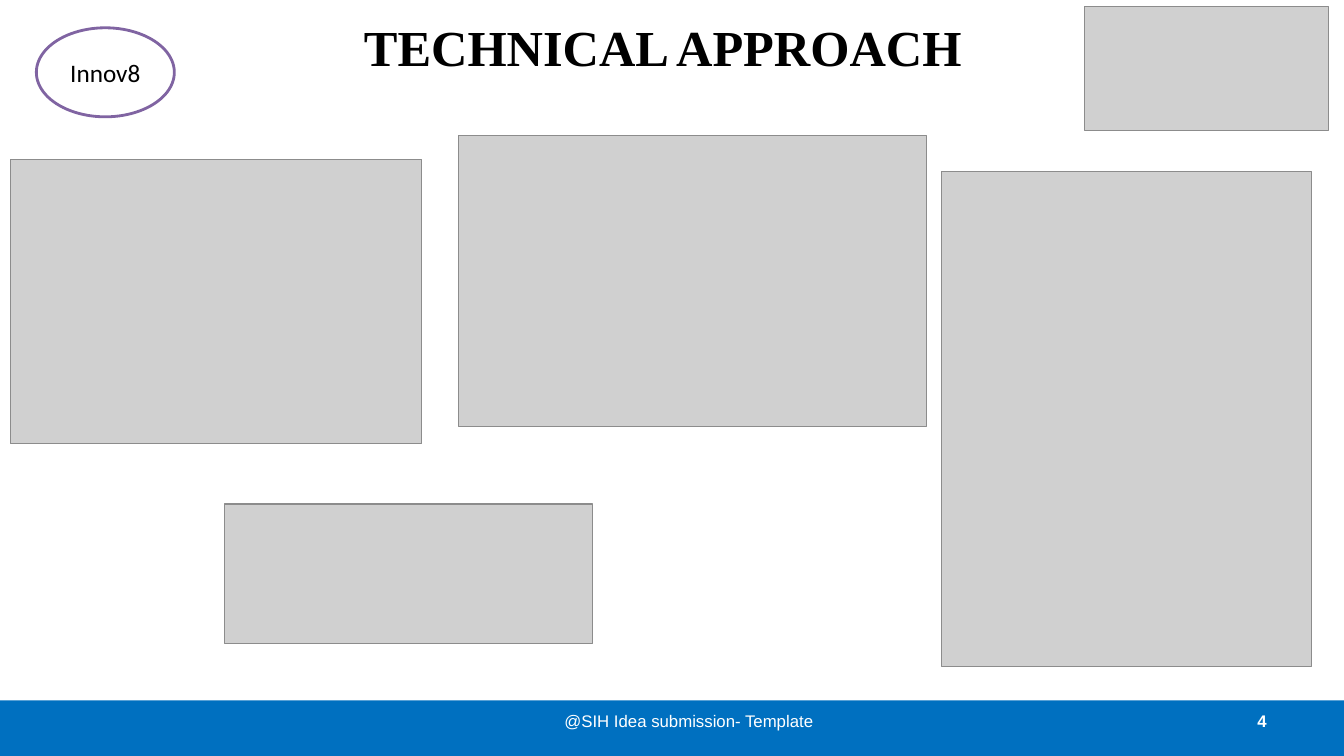
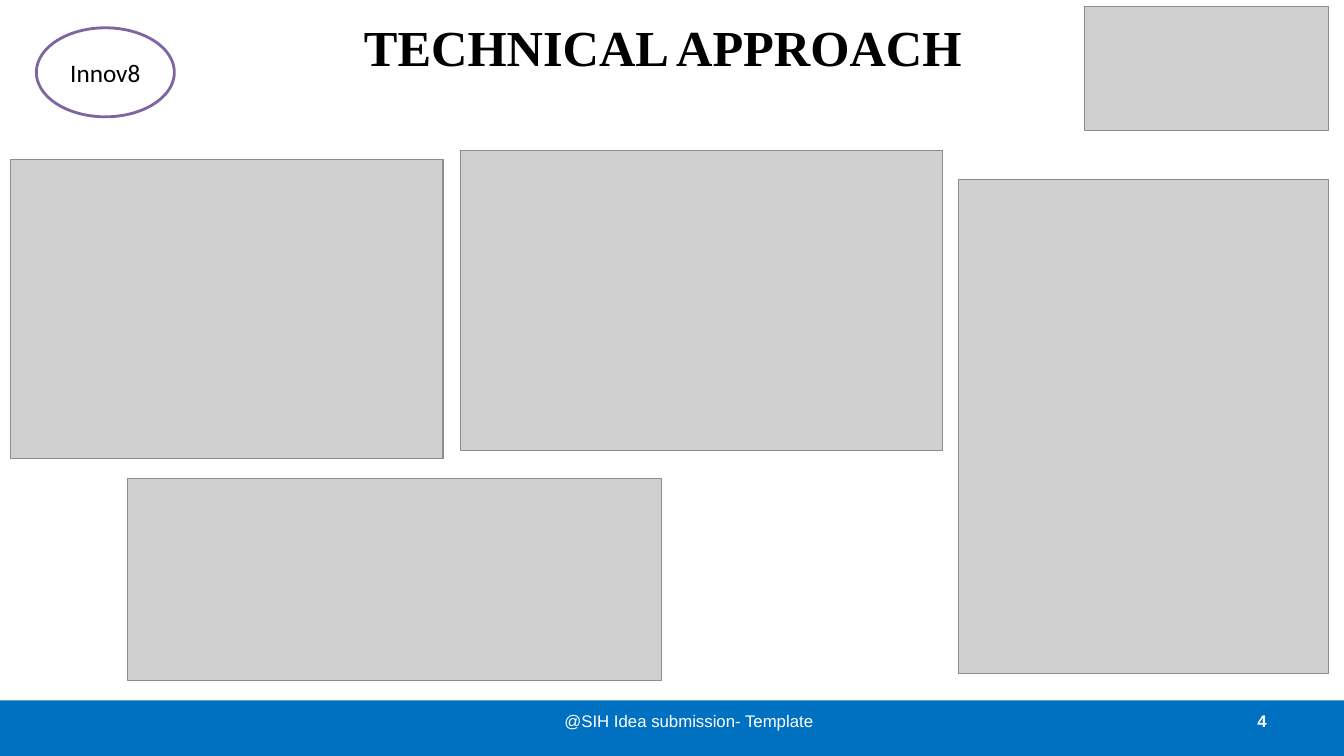
Before and after one commit to sanjaykn8/SIH25, a slide deck: slide 4 of Detector.pptx. Drawn at 1344x756 pixels with LibreOffice and Linux fonts; fonts in the diff are those of the drawing; grey boxes stand for pictures. Boxes give left, top, right and bottom in pixels: in the first picture for what was removed or moved away, otherwise in the second. Text is boxed around its words. In the diff, an @@ line names an element or a change of style, - is before the commit and + after.

```diff
--- a/Detector.pptx
+++ b/Detector.pptx
@@ picture: place and size @@
-picture at (10,159,421,444)
+picture at (10,159,443,459)
@@ picture: place and size @@
-picture at (459,135,928,426)
+picture at (461,151,943,451)
@@ picture: place and size @@
-picture at (943,171,1313,666)
+picture at (959,179,1329,675)
@@ picture: place and size @@
-picture at (224,504,593,643)
+picture at (127,478,661,680)
```
Also in this commit, not shown: 3 other slides changed.
